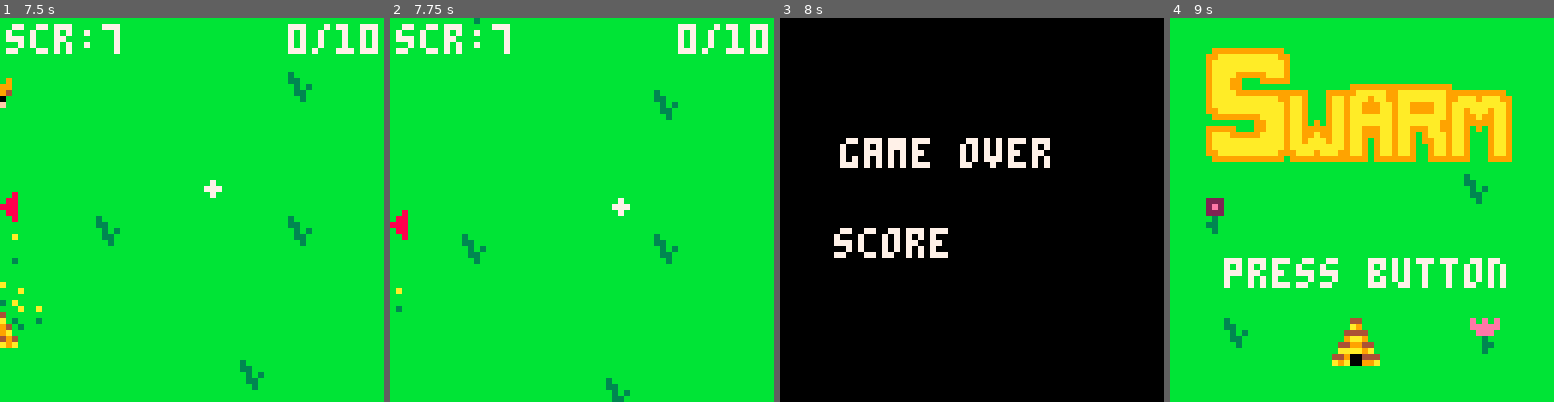
Above: before the commit, frames 1-4 (left to right).
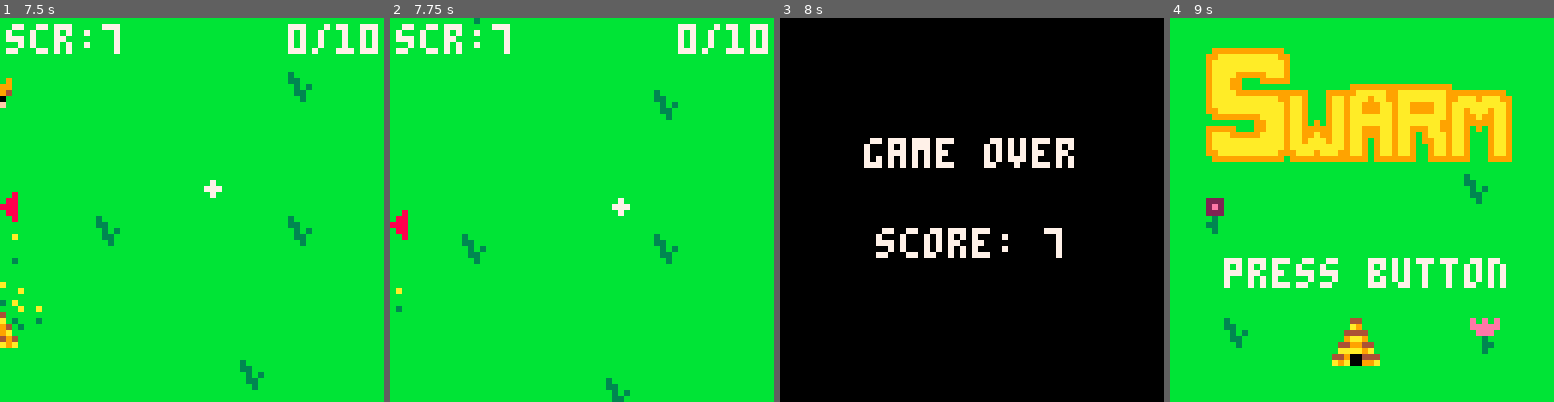
Above: after the commit, the same moments.

Repository: greysonp/swarm
Game: PICO-8 cartridge bees.p8
The game is run twice, just before and just after one commit, with the same random seed, the same clock (stepped at 60 frames per second) and the same inputs.
Inputs:
- Up to frame 1 (7.5 s): tap X (X key) at 0.33, 1.07, 1.85, 2.97, 4.08, 5.2, 6.32, 7.43 s; tap O (Z key) at 0.7, 1.7, 2.1, 2.5, 2.9, 3.3, 3.7, 4.1, 4.5, 4.9, 5.3, 5.7, 6.1, 6.5, 6.9, 7.3 s; hold Right 1.6-2.1 s; hold Up 2.15-2.42 s; hold Right 2.47-3.03 s; hold Left 3.08-3.58 s; hold Down 3.63-3.97 s; hold Right 4.02-4.68 s; hold Up 4.73-5.03 s; hold Left 5.08-5.68 s; hold Down 5.73-6.03 s; hold Right 6.08-6.58 s; hold Right 6.63-7.13 s; hold Up 7.18-7.45 s
- Up to frame 2 (7.75 s): hold Right from 7.5 s (still down); tap O (Z key) at 7.7 s
- Up to frame 3 (8 s): keep holding Right
- Up to frame 4 (9 s): release Right at 8.07 s; tap O (Z key) at 8.1, 8.5, 8.9 s; hold Left 8.12-8.62 s; tap X (X key) at 8.55 s; hold Down from 8.67 s (still down)

Frames 1-2 are identical in both runs. In frame 3, 3.7% of the frame differs, in the area x 14-77%, y 31-63%; in frame 4, nothing differs.

Commit message:
Show score on game over screen.

Diff:
--- a/bees.p8
+++ b/bees.p8
@@ -194,8 +194,8 @@
   camera(0, 0)
 
   cls()
-  print('game over', 10, 20, 7)
-  print('score', 9, 35, 7)
+  printcenter('game over', 20, 7)
+  printcenter('score: ' .. score, 35, 7)
 end
 
 function addbee(bee)
@@ -293,6 +293,11 @@
 function getstringwidth(s)
   local len = #s
   return 3 * len + len - 1
+end
+
+function printcenter(s, y, color)
+  local width = getstringwidth(s)
+  print(s, cam.width/2 - width/2, y, color)
 end
 
 -- ============================
